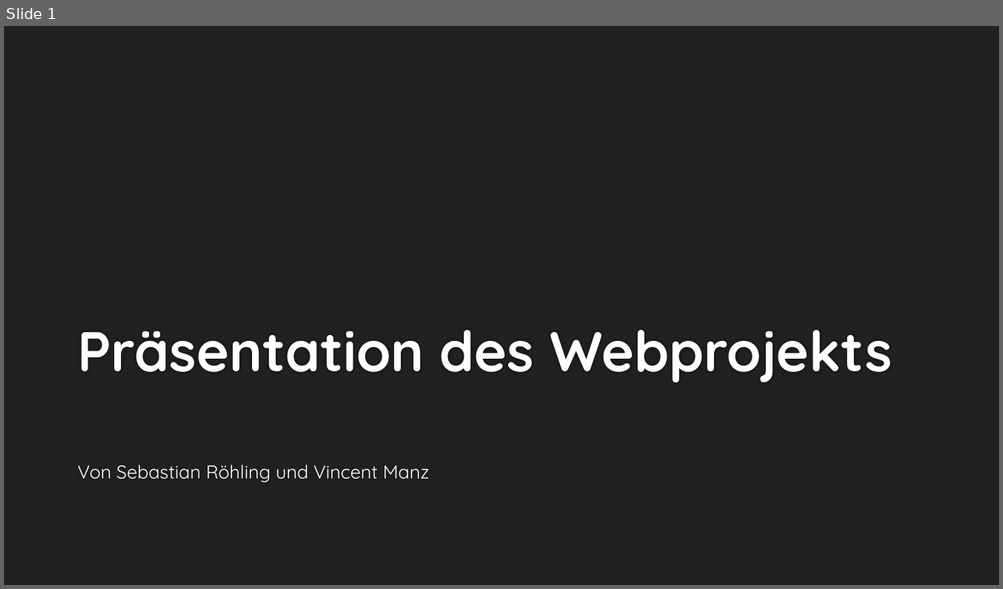
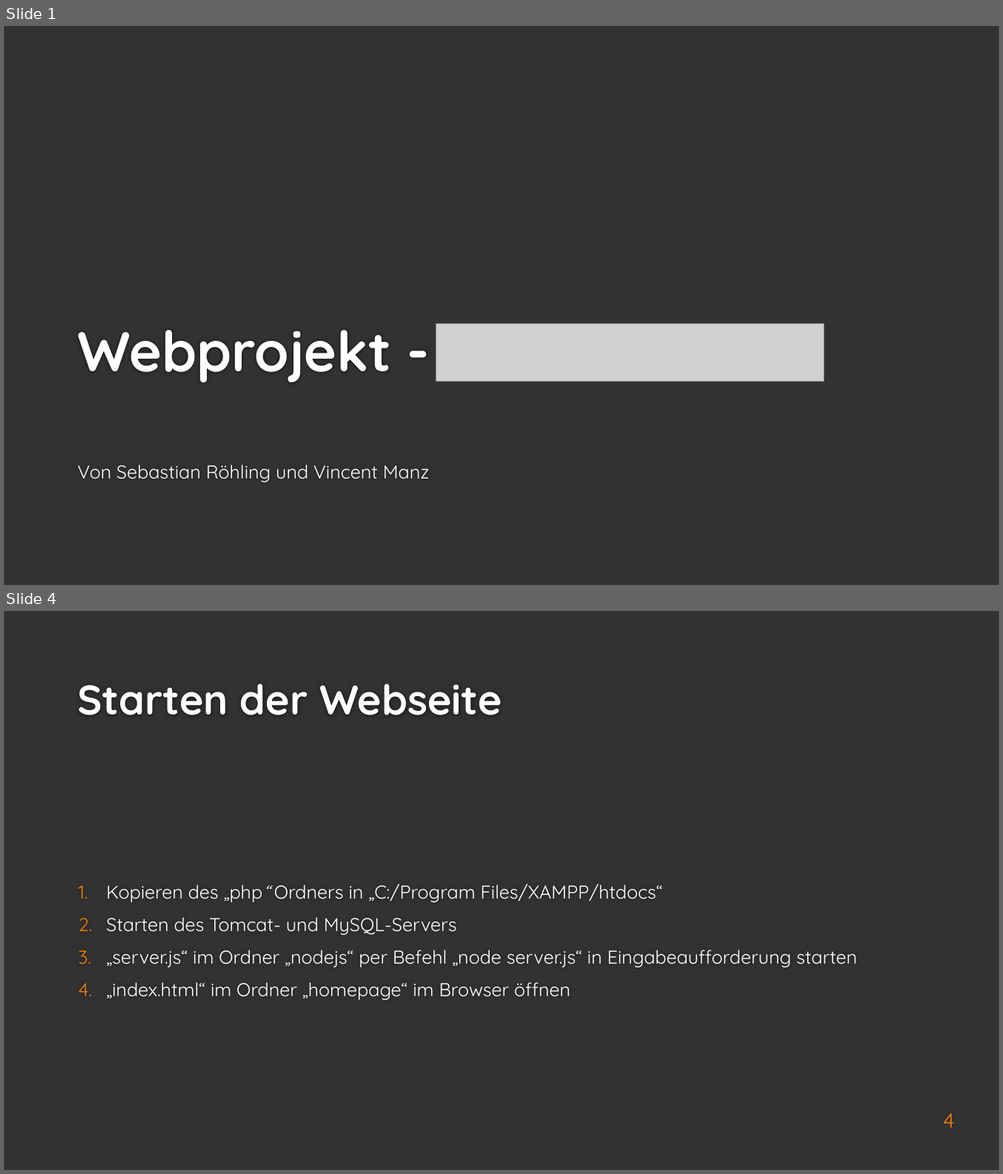
Before and after one commit to Jerobeam/OperationSteinkopfadler, a slide deck: WebProjekt.pptx. Shown one above the other, each under a label of ours: slide 1 before the commit, slides 1 and 4 after it; the slides between them are not shown. The pictures are 1003x589 and 1003x1174 pixels, drawn with LibreOffice and Linux fonts; fonts in the diff are those of the drawing; grey boxes stand for pictures; background and template pictures are left out. Boxes give left, top, right and bottom in pixels: in the first picture for what was removed or moved away, otherwise in the second. Text is boxed around its words. In the diff, an @@ line names an element or a change of style, - is before the commit and + after.

```diff
--- a/WebProjekt.pptx
+++ b/WebProjekt.pptx
@@ slide 4 added at (4, 611, 999, 1170), background #323232 @@
@@ title added at (77, 684, 502, 715), 40 pt, text #FEFEFE, bold @@
+Starten der Webseite
@@ text added at (106, 884, 856, 1000), 18 pt, text #FFFFFF @@
+1. Kopieren des „php“ Ordners in „C:/Program Files/XAMPP/htdocs“
+2. Starten des Tomcat- und MySQL-Servers
+3. „server.js“ im Ordner „nodejs“ per Befehl „node server.js“ in Eingabeaufforderung starten
+4. „index.html“ im Ordner „homepage“ im Browser öffnen
@@ page number added at (942, 1113, 954, 1128), 20 pt, text #F07F09 @@
+4
@@ slide 1 changed as well @@
@@ background #212121 to #323232 @@
@@ title at (77, 330, 391, 383): text changed @@
-Präsentation des Webprojekts
+Webprojekt -
@@ picture added at (436, 323, 824, 382) @@
```
Also in this commit, not shown: 15 other slides added, 5 slides removed.
